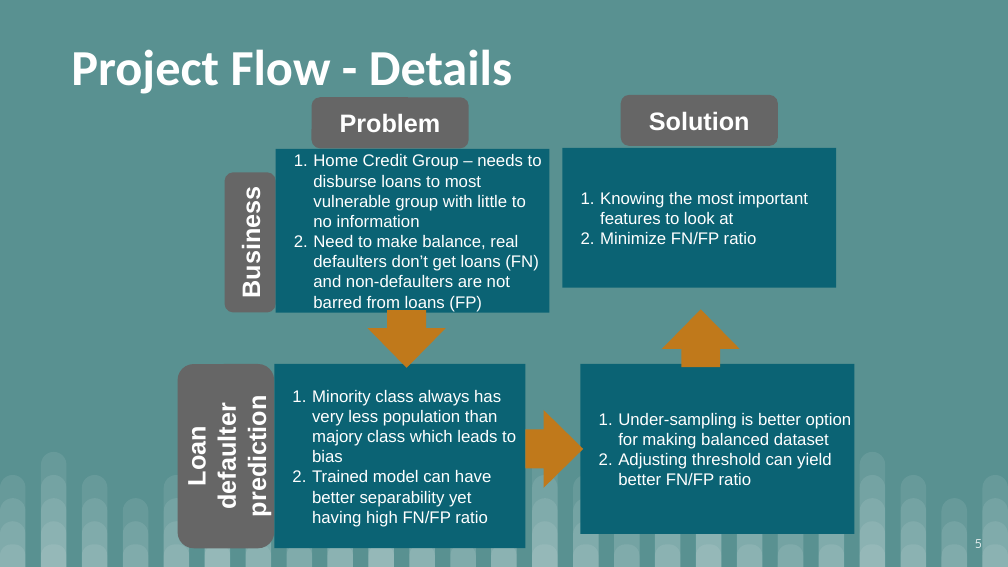
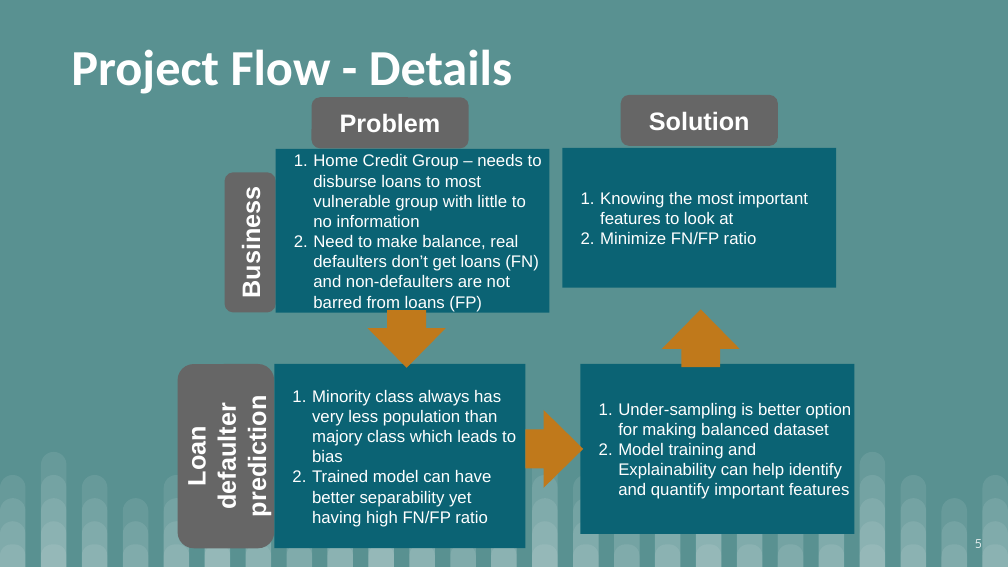
Before and after one commit to saimoom026/Springboard, a slide deck: slide 5 of springboard/Capstone Three/HomeCreditGroup-LoanDefaulterPrediction-SlideDeck.pptx. Drawn at 1008x567 pixels with LibreOffice and Linux fonts; fonts in the diff are those of the drawing. Boxes give left, top, right and bottom in pixels: in the first picture for what was removed or moved away, otherwise in the second. Text is boxed around its words. In the diff, an @@ line names an element or a change of style, - is before the commit and + after.

```diff
--- a/springboard/Capstone Three/HomeCreditGroup-LoanDefaulterPrediction-SlideDeck.pptx
+++ b/springboard/Capstone Three/HomeCreditGroup-LoanDefaulterPrediction-SlideDeck.pptx
@@ text in rectangle at (618,443,850,499): text changed @@
-2. Adjusting threshold can yield better FN/FP ratio
+2. Model training and Explainability can help identify and quantify important features
```
Also in this commit, not shown: 7 other slides changed, 3 slides added, 3 slides removed, 1 other file.
